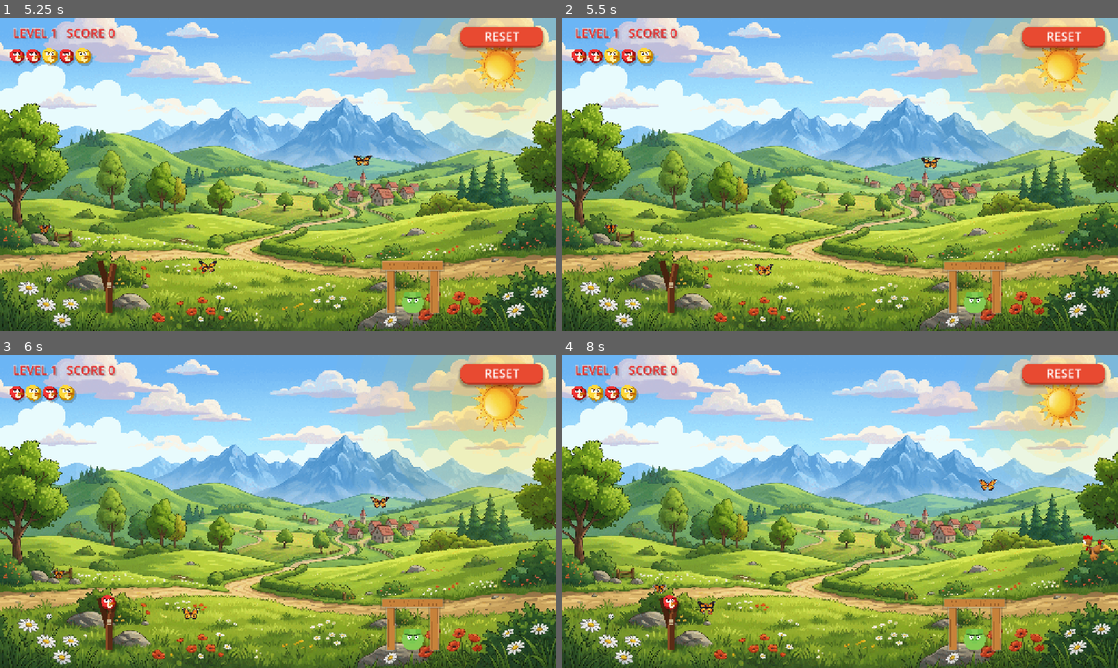
Above: before the commit, frames 1-4 (two rows, left to right).
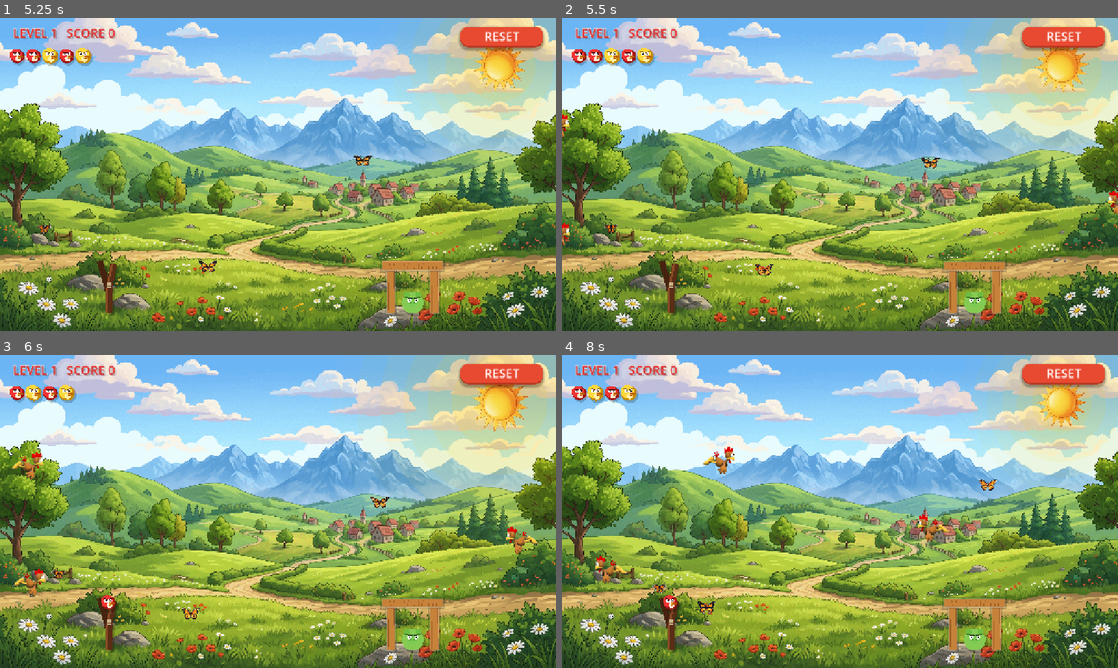
Above: after the commit, the same moments.

Repository: Vita2048/GodotAngryBirds
Game: Godot game, scene res://scenes/Main.tscn
Same seed, same stepped clock (60 frames per second), same inputs: the game is played once before the commit and once after it.
Inputs (mouse positions are in pixels of both pictures, inside the frame that each line leads up to):
- Up to frame 1 (5.25 s): move the mouse to (400, 158) at 0.52 s; click (400, 158) at 0.67 s; drag from (166, 190) to (250, 237) at 1.27 s; move the mouse to (333, 105) at 2.02 s; click (333, 105) at 2.17 s; drag from (250, 237) to (111, 127) at 2.77 s; move the mouse to (444, 221) at 3.52 s; click (444, 221) at 3.67 s; drag from (111, 127) to (194, 96) at 4.27 s; move the mouse to (305, 174) at 5.02 s; click (305, 174) at 5.17 s
- Up to frame 2 (5.5 s): no input
- Up to frame 3 (6 s): drag from (194, 433) to (166, 527) at 5.77 s
- Up to frame 4 (8 s): move the mouse to (962, 495) at 6.52 s; click (962, 495) at 6.67 s; drag from (728, 527) to (812, 574) at 7.27 s

Frame 1 is identical in both runs. In frame 2, 0.2% of the frame differs, in the area x 0-100%, y 30-73%; in frame 3, 0.6%; in frame 4, 0.8%, in the area x 5-100%, y 29-74%.

Commit message:
Improved exposion efficiency

Diff:
--- a/scripts/Bird.gd
+++ b/scripts/Bird.gd
@@ -19,14 +19,16 @@
 	linear_damp = 0.05
 	angular_damp = 0.08
 	contact_monitor = true
-	max_contacts_reported = 8
-	continuous_cd = RigidBody2D.CCD_MODE_CAST_SHAPE
+	max_contacts_reported = 4 # Reduced from 8
+	continuous_cd = RigidBody2D.CCD_MODE_DISABLED # Default to disabled
 	var shape := CircleShape2D.new()
 	shape.radius = radius
 	var collision := CollisionShape2D.new()
 	collision.shape = shape
 	add_child(collision)
 	body_entered.connect(_on_body_entered)
+	if bird_type == "bird_l": # Only big bird really needs CCD
+		continuous_cd = RigidBody2D.CCD_MODE_CAST_SHAPE
 
 func _physics_process(delta: float) -> void:
 	life_time += delta
--- a/scripts/Chicken.gd
+++ b/scripts/Chicken.gd
@@ -15,6 +15,7 @@
 var shot_bird_type := "bird_s"
 var shot_bird_radius := 16.0
 var scale_val := 0.6
+var can_change_direction := true
 
 const FLY_SPEED := 120.0
 const CHANGE_TIME := 2.0
@@ -53,7 +54,7 @@
 
 func _process_flying(delta: float) -> void:
 	direction_change_timer -= delta
-	if direction_change_timer <= 0:
+	if direction_change_timer <= 0 and can_change_direction:
 		_pick_new_target_velocity()
 
 	velocity = velocity.lerp(target_velocity, delta * 2.0)
--- a/scripts/Game.gd
+++ b/scripts/Game.gd
@@ -39,6 +39,9 @@
 var ui_layer: CanvasLayer
 var ui: Control
 var launch_power := 15.08
+var focus_target: Node2D
+var focus_pos: Vector2
+var focus_timer := 0.0
 
 func _ready() -> void:
 	randomize()
@@ -206,9 +209,13 @@
 	_update_camera(delta)
 	_update_butterflies(delta)
 	_update_chickens(delta)
+	if focus_timer > 0:
+		focus_timer -= delta
 	_check_bird_stop()
 	_cleanup_fallen()
 	_check_win_lose()
+	if fx.particles.size() > 600:
+		fx.particles.remove_at(0)
 	queue_redraw()
 	ui.queue_redraw()
 
@@ -355,8 +362,16 @@
 
 func _update_camera(_delta: float) -> void:
 	var target_x := VIEW.x * 0.5
-	if active_bird and active_bird.game_state == "flying":
-		target_x = clamp(active_bird.position.x, VIEW.x * 0.5, _max_camera_x())
+	var target_y := VIEW.y * 0.5
+
+	if is_instance_valid(focus_target):
+		target_x = focus_target.position.x
+	elif focus_timer > 0:
+		target_x = focus_pos.x
+	elif active_bird and is_instance_valid(active_bird) and active_bird.game_state == "flying":
+		target_x = active_bird.position.x
+
+	target_x = clamp(target_x, VIEW.x * 0.5, _max_camera_x())
 	camera.position = Vector2(target_x, VIEW.y * 0.5)
 
 func _check_bird_stop() -> void:
@@ -446,10 +461,10 @@
 	if game_state not in ["PLAYING", "WAITING_WIN", "WAITING_LOSE", "WIN", "LOSE"]:
 		return
 
-	while chickens.size() < 3:
-		_spawn_chicken()
-
 	var cam_x := camera.position.x - VIEW.x * 0.5
+	var margin := VIEW.x * 0.1
+	var active_count := 0
+
 	for i in range(chickens.size() - 1, -1, -1):
 		var chicken = chickens[i]
 		if not is_instance_valid(chicken):
@@ -457,24 +472,47 @@
 			continue
 
 		if chicken.state == "FLYING":
-			if chicken.position.x < cam_x - 500 or chicken.position.x > cam_x + VIEW.x + 500:
+			# Count chickens that are visible or moving into the view
+			var on_screen = chicken.position.x > cam_x - 50 and chicken.position.x < cam_x + VIEW.x + 50
+			var moving_in = (chicken.position.x < cam_x and chicken.velocity.x > 0) or (chicken.position.x > cam_x + VIEW.x and chicken.velocity.x < 0)
+
+			if on_screen or moving_in:
+				active_count += 1
+
+			# Edge check for direction change (10% margin)
+			chicken.can_change_direction = (chicken.position.x > cam_x + margin and chicken.position.x < cam_x + VIEW.x - margin)
+
+			if chicken.position.x < cam_x - 800 or chicken.position.x > cam_x + VIEW.x + 800:
 				chickens.remove_at(i)
 				chicken.queue_free()
 
+	while active_count < 3:
+		_spawn_chicken()
+		active_count += 1
+
 func _spawn_chicken() -> void:
 	var cam_x := camera.position.x - VIEW.x * 0.5
-	var x := cam_x - 200 if randf() > 0.5 else cam_x + VIEW.x + 200
+	var from_left := randf() > 0.5
+	var x := cam_x - 60 if from_left else cam_x + VIEW.x + 60
 	var y := randf_range(VIEW.y * 0.25, VIEW.y * 0.75)
 
 	var chicken := ChickenScene.new()
 	chicken.position = Vector2(x, y)
 	chicken.setup(chicken_flying_texture, chicken_shot_texture)
+
+	# Ensure initial direction is into the screen
+	var speed := randf_range(100.0, 180.0)
+	chicken.target_velocity = Vector2(speed if from_left else -speed, randf_range(-40.0, 40.0))
+	chicken.velocity = chicken.target_velocity
+
 	chicken.chicken_shot.connect(_on_chicken_shot)
 	chicken.chicken_grounded.connect(_on_chicken_grounded)
 	world_root.add_child(chicken)
 	chickens.append(chicken)
 
 func _on_chicken_shot(chicken: Node, bird: Node) -> void:
+	focus_target = chicken
+	focus_timer = 0.0
 	# Bird disappears with splash
 	var palette: Array = {"bird_s":[Color("#ff3a3a"), Color("#ffac8c"), Color("#ffebd2")], "bird_m":[Color("#ffe845"), Color("#ffb226"), Color("#fff8b2")], "bird_l":[Color("#aa1010"), Color("#ff785a"), Color("#5a0c0c")]}.get(bird.bird_type)
 	fx.burst(bird.global_position, palette, 15, 1.0, "spark")
@@ -491,6 +529,10 @@
 	bird.queue_free()
 
 func _on_chicken_grounded(chicken: Node, bird_type: String, radius: float) -> void:
+	focus_pos = chicken.global_position
+	focus_timer = 2.0 # Stay on explosion for 2 seconds
+	if focus_target == chicken:
+		focus_target = null
 	# Dramatic splash
 	fx.burst(chicken.global_position, [Color("#ffffff"), Color("#ffecd2"), Color("#ffc880")], 40, 1.8, "spark")
 
@@ -511,8 +553,13 @@
 		birds.append({"type": bird_type, "state": "used", "node": node})
 
 func _on_bird_impact(pos: Vector2, force: float, type: String) -> void:
+	# Reduce particle count if there are already many particles
+	var count := clampi(int(force / 3.0), 3, 12)
+	if fx.particles.size() > 400:
+		count = clampi(count / 2, 2, 6)
+
 	var palette: Array = {"bird_s":[Color("#ff3a3a"), Color("#ffac8c"), Color("#ffebd2")], "bird_m":[Color("#ffe845"), Color("#ffb226"), Color("#fff8b2")], "bird_l":[Color("#aa1010"), Color("#ff785a"), Color("#5a0c0c")]}.get(type)
-	fx.burst(pos, palette, clampi(int(force / 2.0), 4, 18), 0.7, "spark")
+	fx.burst(pos, palette, count, 0.7, "spark")
 
 func _draw() -> void:
 	_draw_sky()
@@ -521,9 +568,11 @@
 	_draw_sling()
 
 func _draw_sky() -> void:
+	var cam_x := camera.position.x - VIEW.x * 0.5
+	var cam_y := camera.position.y - VIEW.y * 0.5
+	draw_rect(Rect2(cam_x - 2000, cam_y - 1000, WORLD_WIDTH + 4000, 3000), SKY_COLOR, true)
 	if not background_texture:
 		return
-	var cam_x := camera.position.x - VIEW.x * 0.5
 	var tex_w := background_texture.get_size().x
 	var tex_h := background_texture.get_size().y
 	var scale := 720.0 / tex_h
@@ -541,7 +590,8 @@
 	if not sun_texture:
 		return
 	var cam_x := camera.position.x - VIEW.x * 0.5
-	var sun_pos := Vector2(cam_x + 1150, 110)
+	var cam_y := camera.position.y - VIEW.y * 0.5
+	var sun_pos := Vector2(cam_x + 1150, cam_y + 110)
 	var t := Time.get_ticks_msec() * 0.001
 	var pulse : float = sin(t * 1.5) # Reduced speed to match 0.025 * 60 approx
 	var scale_val : float = remap(pulse, -1.0, 1.0, 0.9, 1.1)
--- a/scripts/ParticleLayer.gd
+++ b/scripts/ParticleLayer.gd
@@ -17,6 +17,8 @@
 			"rv": randf_range(-7.0, 7.0),
 			"kind": kind
 		})
+	if particles.size() > 500:
+		particles = particles.slice(-500)
 	queue_redraw()
 
 func confetti(rect: Rect2) -> void:
@@ -39,7 +41,7 @@
 		var p := particles[i]
 		p.v += Vector2(0, 420.0) * delta
 		p.p += p.v * delta
-		p.rot += p.rv * delta
+		p.rot += p.rv * delta * 0.5 # Slower rotation
 		p.life -= delta
 		particles[i] = p
 		if p.life <= 0.0:
